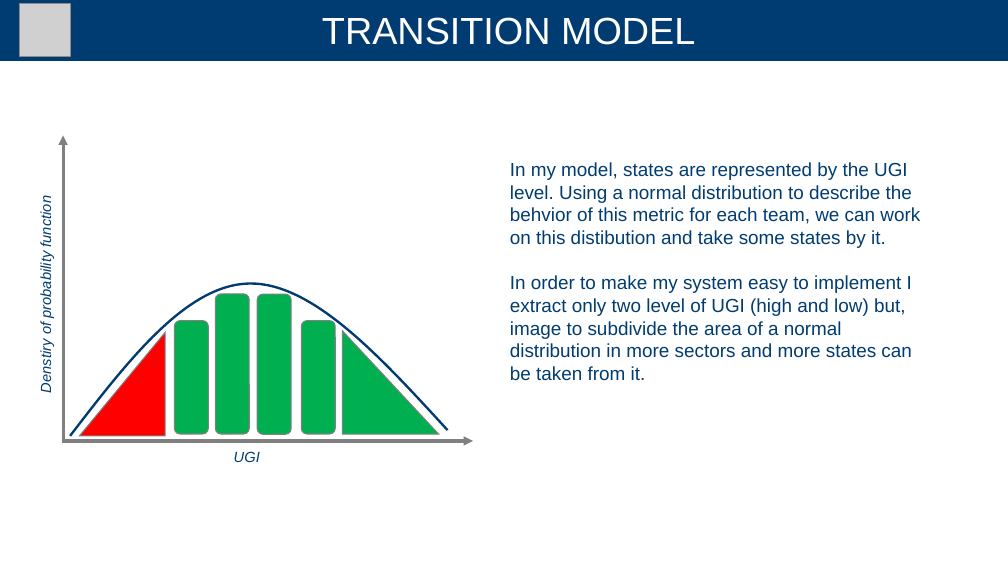
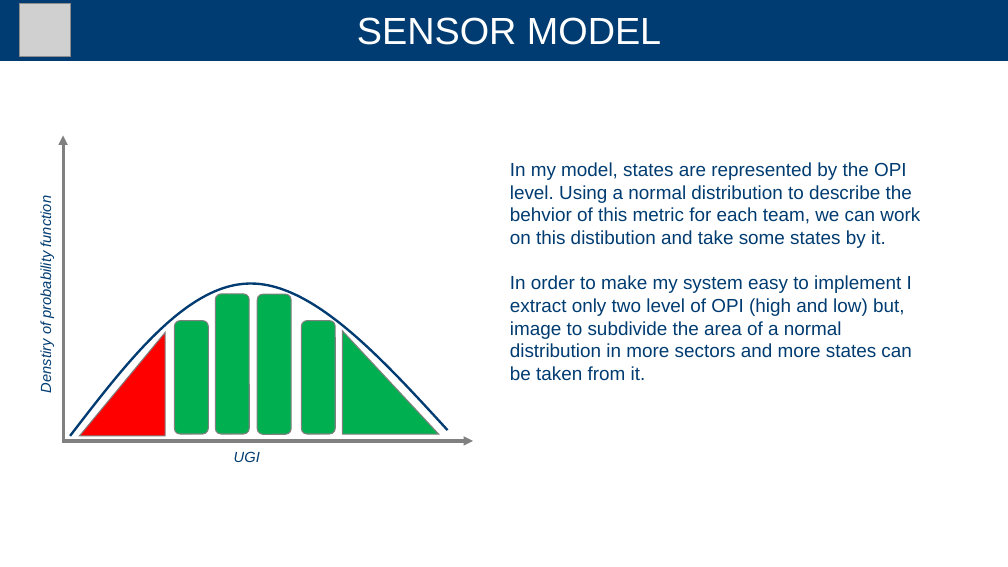
Before and after one commit to andreaTufo/FootballBettingDetectionSystem, a slide deck: slide 9 of presentation/presentation.pptx (slide 7 before the commit). Drawn at 1008x567 pixels with LibreOffice and Linux fonts; fonts in the diff are those of the drawing; grey boxes stand for pictures. Boxes give left, top, right and bottom in pixels: in the first picture for what was removed or moved away, otherwise in the second. Text is boxed around its words. In the diff, an @@ line names an element or a change of style, - is before the commit and + after.

```diff
--- a/presentation/presentation.pptx
+++ b/presentation/presentation.pptx
@@ title at <box>357,17,661,45</box>: text changed @@
-TRANSITION MODEL
+SENSOR MODEL
@@ text at <box>510,162,920,381</box>: text changed @@
-In my model, states are represented by the UGI level. Using a normal distribution to describe the behvior of this metric for each team, we can work on this distibution and take some states by it.
-In order to make my system easy to implement I extract only two level of UGI (high and low) but, image to subdivide the area of a normal distribution in more sectors and more states can be taken from it.
+In my model, states are represented by the OPI level. Using a normal distribution to describe the behvior of this metric for each team, we can work on this distibution and take some states by it.
+In order to make my system easy to implement I extract only two level of OPI (high and low) but, image to subdivide the area of a normal distribution in more sectors and more states can be taken from it.
```
Also in this commit, not shown: 6 other slides changed, 2 slides added.
